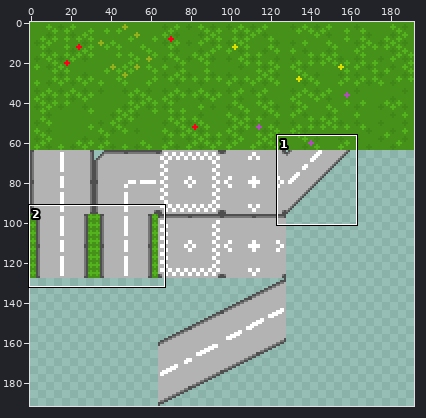
One commit to this sprite sheet: ld33/Assets/Sprites/ground-raw.png. Above, an overview of the earlier version with the close-up marked.
Close-up. First the earlier version:
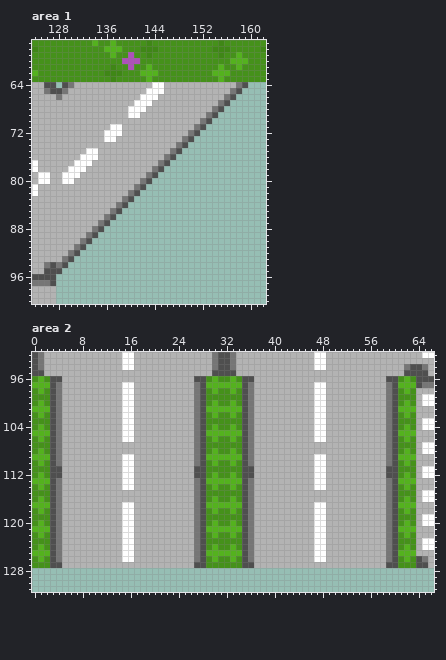
The file is 192x192 pixels. Shown: area 1: x 124..162, y 57..100; area 2: x 0..66, y 92..131.
And afterwards:
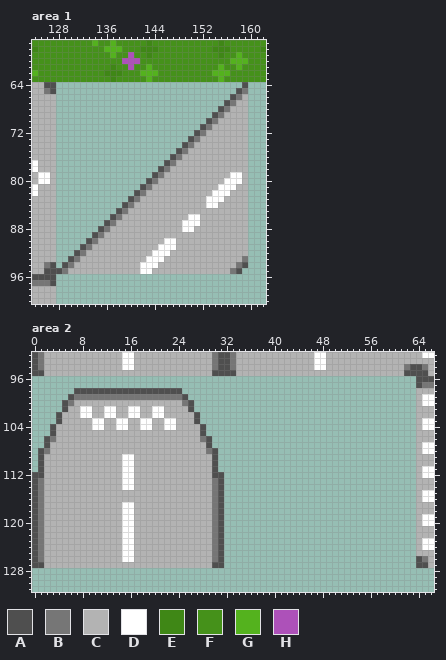
Palette (. is transparent): A #4f4f4f  B #767676  C #b3b3b3  D #ffffff  E #3f8716  F #45911a  G #54b21e  H #ad51b9
From old to new:
Area 1:
y 64: x 129..158 ABCCCCCCCCCCCCCDDCCCCCCCCCCCCB -> ..............................
y 65: x 128..157 ABCCCCCCCCCCCCCDDDCCCCCCCCCCCB -> ..............................; x 159 . -> B
y 66: x 128..156 BCCCCCCCCCCCCCDDDCCCCCCCCCCCB -> .............................; x 158..159 .. -> BC
y 67: x 128..155 CCCCCCCCCCCCCDDDCCCCCCCCCCCB -> ............................; x 157..159 ... -> BCC
y 68: x 128..154 CCCCCCCCCCCCDDDCCCCCCCCCCCB -> ...........................; x 156..159 .... -> BCCC
y 69: x 128..153 CCCCCCCCCCCCDDCCCCCCCCCCCB -> ..........................; x 155..159 ..... -> BCCCC
y 70: x 128..152 CCCCCCCCCCCCCCCCCCCCCCCCB -> .........................; x 154..159 ...... -> BCCCCC
y 71: x 128..151 CCCCCCCCCDDCCCCCCCCCCCCB -> ........................; x 153..159 ....... -> BCCCCCC
y 72: x 128..150 CCCCCCCCDDDCCCCCCCCCCCB -> .......................; x 152..159 ........ -> BCCCCCCC
y 73: x 128..149 CCCCCCCCDDCCCCCCCCCCCB -> ......................; x 151..159 ......... -> BCCCCCCCC
y 74: x 128..148 CCCCCCCCCCCCCCCCCCCCB -> .....................; x 150..159 .......... -> BCCCCCCCCC
y 75: x 128..147 CCCCCDDCCCCCCCCCCCCB -> ....................; x 149..159 ........... -> BCCCCCCCCCC
y 76: x 128..146 CCCCDDDCCCCCCCCCCCB -> ...................; x 148..159 ............ -> BCCCCCCCCCCC
y 77: x 128..145 CCCDDDCCCCCCCCCCCB -> ..................; x 147..159 ............. -> BCCCCCCCCCCCC
y 78: x 128..144 CCDDDCCCCCCCCCCCB -> .................; x 146..159 .............. -> BCCCCCCCCCCCCC
y 79: x 128..143 CDDDCCCCCCCCCCCB -> ................; x 145..159 ............... -> BCCCCCCCCCCCDDC
y 80: x 128..142 CDDCCCCCCCCCCCB -> ...............; x 144..159 ................ -> BCCCCCCCCCCCDDDC
y 81: x 128..141 CCCCCCCCCCCCCB -> ..............; x 143..159 ................. -> BCCCCCCCCCCCDDDCC
y 82: x 128..140 CCCCCCCCCCCCB -> .............; x 142..159 .................. -> BCCCCCCCCCCCDDDCCC
y 83: x 128..139 CCCCCCCCCCCB -> ............; x 141..159 ................... -> BCCCCCCCCCCCDDDCCCC
y 84: x 128..138 CCCCCCCCCCB -> ...........; x 140..159 .................... -> BCCCCCCCCCCCCDDCCCCC
y 85: x 128..137 CCCCCCCCCB -> ..........; x 139..159 ..................... -> BCCCCCCCCCCCCCCCCCCCC
y 86: x 128..136 CCCCCCCCB -> .........; x 138..159 ...................... -> BCCCCCCCCCCCDDCCCCCCCC
y 87: x 128..135 CCCCCCCB -> ........; x 137..159 ....................... -> BCCCCCCCCCCCDDDCCCCCCCC
y 88: x 128..134 CCCCCCB -> .......; x 136..159 ........................ -> BCCCCCCCCCCCCDDCCCCCCCCC
y 89: x 128..133 CCCCCB -> ......; x 135..159 ......................... -> BCCCCCCCCCCCCCCCCCCCCCCCC
y 90: x 128..132 CCCCB -> .....; x 134..159 .......................... -> BCCCCCCCCCCCDDCCCCCCCCCCCC
y 91: x 128..131 CCCB -> ....; x 133..159 ........................... -> BCCCCCCCCCCCDDDCCCCCCCCCCCC
y 92: x 128..130 CCB -> ...; x 132..159 ............................ -> BCCCCCCCCCCCDDDCCCCCCCCCCCCC
y 93: x 128..129 CB -> ..; x 131..159 ............................. -> BCCCCCCCCCCCDDDCCCCCCCCCCCCCB
y 94: x 128 B -> .; x 130..159 .............................. -> BCCCCCCCCCCCDDDCCCCCCCCCCCCCBA
y 95: x 129..158 .............................. -> BCCCCCCCCCCCCDDCCCCCCCCCCCCCBA
Area 2:
y 96: x 0..63 FGFAACCCCCCCCCCCCCCCCCCCCCCAAFGFFGFAACCCCCCCCCCCCCCCCCCCCCCAAFGF -> ................................................................
y 97: x 0..63 GGGABCCCCCCCCCCDDCCCCCCCCCCBAGGGGGGABCCCCCCCCCCDDCCCCCCCCCCBAGGG -> ................................................................
y 98: x 0..63 FGFABCCCCCCCCCCDDCCCCCCCCCCBAFGFFGFABCCCCCCCCCCDDCCCCCCCCCCBAFGF -> .......AAAAAAAAAAAAAAAAAA.......................................
y 99: x 0..63 FFFABCCCCCCCCCCDDCCCCCCCCCCBAFFFFFFABCCCCCCCCCCDDCCCCCCCCCCBAFFF -> ......ABBBBBBBBBBBBBBBBBBA......................................
y 100: x 0..6 FGFABCC -> .....AB; x 15..16 DD -> CC; x 25..63 CCBAFGFFGFABCCCCCCCCCCDDCCCCCCCCCCBAFGF -> BA.....................................
y 101: x 0..5 GGGABC -> .....A; x 8..9 CC -> DD; x 12..13 CC -> DD; x 15 D -> C; x 17 C -> D; x 20..21 CC -> DD; x 26..63 CBAGGGGGGABCCCCCCCCCCDDCCCCCCCCCCBAGGG -> A.....................................
y 102: x 0..4 FGFAB -> ....A; x 8..9 CC -> DD; x 12..13 CC -> DD; x 15 D -> C; x 17 C -> D; x 20..21 CC -> DD; x 27..63 BAFGFFGFABCCCCCCCCCCDDCCCCCCCCCCBAFGF -> A....................................
y 103: x 0..4 FFFAB -> ....A; x 10..11 CC -> DD; x 14 C -> D; x 16 D -> C; x 18..19 CC -> DD; x 22..23 CC -> DD; x 27..63 BAFFFFFFABCCCCCCCCCCDDCCCCCCCCCCBAFFF -> A....................................
y 104: x 0..2 FGF -> ...; x 4 B -> C; x 10..11 CC -> DD; x 14 C -> D; x 16 D -> C; x 18..19 CC -> DD; x 22..23 CC -> DD; x 27 B -> C; x 29..63 FGFFGFABCCCCCCCCCCDDCCCCCCCCCCBAFGF -> ...................................
y 105: x 0..2 GGG -> ...; x 4 B -> C; x 15..16 DD -> CC; x 27 B -> C; x 29..63 GGGGGGABCCCCCCCCCCDDCCCCCCCCCCBAGGG -> ...................................
y 106: x 0..4 FGFAB -> ..ABC; x 15..16 DD -> CC; x 27..63 BAFGFFGFABCCCCCCCCCCDDCCCCCCCCCCBAFGF -> CBA..................................
y 107: x 0..4 FFFAB -> ..ACC; x 27..63 BAFFFFFFABCCCCCCCCCCCCCCCCCCCCCCBAFFF -> CCA..................................
y 108: x 0..4 FGFAB -> .ABCC; x 27..63 BAFGFFGFABCCCCCCCCCCCCCCCCCCCCCCBAFGF -> CCBA.................................
y 109: x 0..4 GGGAB -> .ACCC; x 27..63 BAGGGGGGABCCCCCCCCCCDDCCCCCCCCCCBAGGG -> CCCA.................................
y 110: x 0..4 FGFAB -> .ACCC; x 27..63 BAFGFFGFABCCCCCCCCCCDDCCCCCCCCCCBAFGF -> CCCA.................................
y 111: x 0..4 FFFAA -> .ACCC; x 27..63 AAFFFFFFAACCCCCCCCCCDDCCCCCCCCCCAAFFF -> CCCA.................................
y 112: x 0..4 FGFAA -> AACCC; x 27..63 AAFGFFGFAACCCCCCCCCCDDCCCCCCCCCCAAFGF -> CCCAA................................
y 113: x 0..4 GGGAB -> ABCCC; x 27..63 BAGGGGGGABCCCCCCCCCCDDCCCCCCCCCCBAGGG -> CCCBA................................
y 114: x 0..4 FGFAB -> ABCCC; x 27..63 BAFGFFGFABCCCCCCCCCCDDCCCCCCCCCCBAFGF -> CCCBA................................
y 115: x 0..4 FFFAB -> ABCCC; x 27..63 BAFFFFFFABCCCCCCCCCCCCCCCCCCCCCCBAFFF -> CCCBA................................
y 116: x 0..4 FGFAB -> ABCCC; x 27..63 BAFGFFGFABCCCCCCCCCCCCCCCCCCCCCCBAFGF -> CCCBA................................
y 117: x 0..4 GGGAB -> ABCCC; x 27..63 BAGGGGGGABCCCCCCCCCCDDCCCCCCCCCCBAGGG -> CCCBA................................
y 118: x 0..4 FGFAB -> ABCCC; x 27..63 BAFGFFGFABCCCCCCCCCCDDCCCCCCCCCCBAFGF -> CCCBA................................
y 119: x 0..4 FFFAB -> ABCCC; x 27..63 BAFFFFFFABCCCCCCCCCCDDCCCCCCCCCCBAFFF -> CCCBA................................
y 120: x 0..4 FGFAB -> ABCCC; x 27..63 BAFGFFGFABCCCCCCCCCCDDCCCCCCCCCCBAFGF -> CCCBA................................
y 121: x 0..4 GGGAB -> ABCCC; x 27..63 BAGGGGGGABCCCCCCCCCCDDCCCCCCCCCCBAGGG -> CCCBA................................
y 122: x 0..4 FGFAB -> ABCCC; x 27..63 BAFGFFGFABCCCCCCCCCCDDCCCCCCCCCCBAFGF -> CCCBA................................
y 123: x 0..4 FFFAB -> ABCCC; x 27..63 BAFFFFFFABCCCCCCCCCCDDCCCCCCCCCCBAFFF -> CCCBA................................
y 124: x 0..4 FGFAB -> ABCCC; x 27..63 BAFGFFGFABCCCCCCCCCCDDCCCCCCCCCCBAFGF -> CCCBA................................
y 125: x 0..4 GGGAB -> ABCCC; x 27..63 BAGGGGGGABCCCCCCCCCCDDCCCCCCCCCCBAGGG -> CCCBA................................
y 126: x 0..4 FGFAB -> ABCCC; x 27..63 BAFGFFGFABCCCCCCCCCCDDCCCCCCCCCCBAFGF -> CCCBA................................
y 127: x 0..4 FFFAA -> AACCC; x 27..63 AAFFFFFFAACCCCCCCCCCCCCCCCCCCCCCAAFFF -> CCCAA................................
